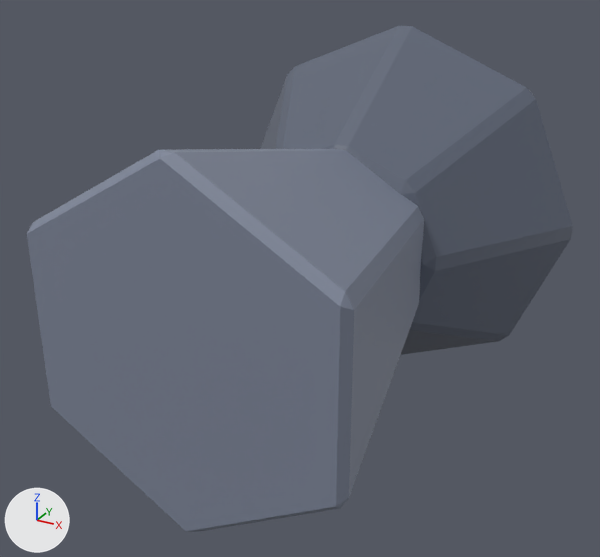
Before and after pictures for a commit that changed the FBX model Assets/Models/Env_ArcaneBrazier.fbx.
The view is the same before and after, from a camera (50 mm lens) standing at (0.879, -1.101, 0.786) and looking at (-0.055, 0.597, -0.063). The lights are fixed; the arrows at lower left show +X, +Y and +Z. The older version comes first. Where no turn or scale is listed for an object, it has been applied to the vertices.

Before the edit, the objects in view are built like this:
```python
mat_mat_marbletrim = principled_material('Mat_MarbleTrim')
mat_mat_marbletrim.base_color = (0.21, 0.24, 0.32)  # greyish blue #7e8699
me_cone = bpy.data.meshes.new('Cone')
me_cone.from_pydata(...)  # 36 vertices, 38 faces; spans x -0.364..0.364, y -0.36..0.36, z -0.41..0.41
me_cone.materials.append(mat_mat_marbletrim)  # greyish blue #7e8699
me_cone_001 = bpy.data.meshes.new('Cone.001')
me_cone_001.from_pydata(...)  # 48 vertices, 50 faces; spans x -0.506..0.506, y -0.21..0.21, z -0.506..0.506
me_cone_001.materials.append(mat_mat_obsidianarmor)  # greyish blue #5d6576
ob_bowl = bpy.data.objects.new('Bowl', me_cone_001)
ob_bowl.location = (0.0, 0.9, 0.0)
ob_pedestal = bpy.data.objects.new('Pedestal', me_cone)
ob_pedestal.location = (0.0, 0.36, 0.0)
```
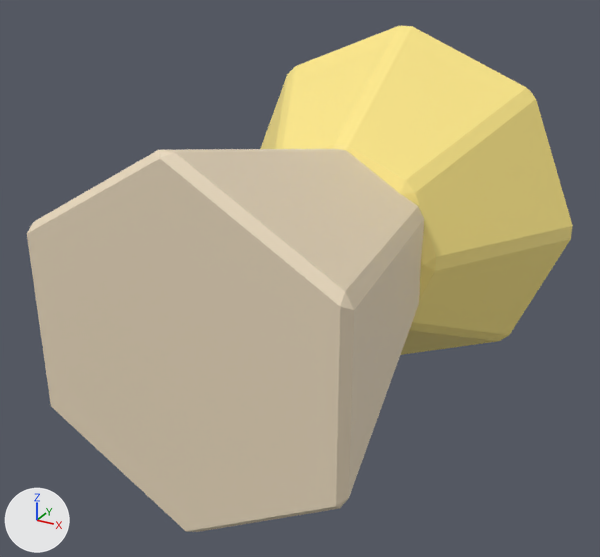
Pixel boxes [x1, y1, x2, y2] of what changed, in the pictures (600 x 557 px):
'Pedestal', recoloured (lighter)
    both: [27, 149, 424, 532]
'Bowl', recoloured (greyish blue to yellow)
    both: [260, 26, 573, 355]

Patch to the scene script:
```diff
--- a/Assets/Models/Env_ArcaneBrazier.fbx.py
+++ b/Assets/Models/Env_ArcaneBrazier.fbx.py
@@ mat_mat_marbletrim @@
 mat_mat_marbletrim = principled_material('Mat_MarbleTrim')
-mat_mat_marbletrim.base_color = (0.21, 0.24, 0.32)  # greyish blue #7e8699
+mat_mat_marbletrim.base_color = (0.85, 0.72, 0.53)  # beige #edddc0
@@ mat_mat_filigreegold @@
+mat_mat_filigreegold = principled_material('Mat_FiligreeGold')
+mat_mat_filigreegold.base_color = (1.0, 0.82, 0.25)  # yellow #ffea89
@@ me_cone_001 @@
 me_cone_001.from_pydata(...)  # 48 vertices, 50 faces; spans x -0.506..0.506, y -0.21..0.21, z -0.506..0.506
-me_cone_001.materials.append(mat_mat_obsidianarmor)  # greyish blue #5d6576
+me_cone_001.materials.append(mat_mat_filigreegold)  # yellow #ffea89
```
